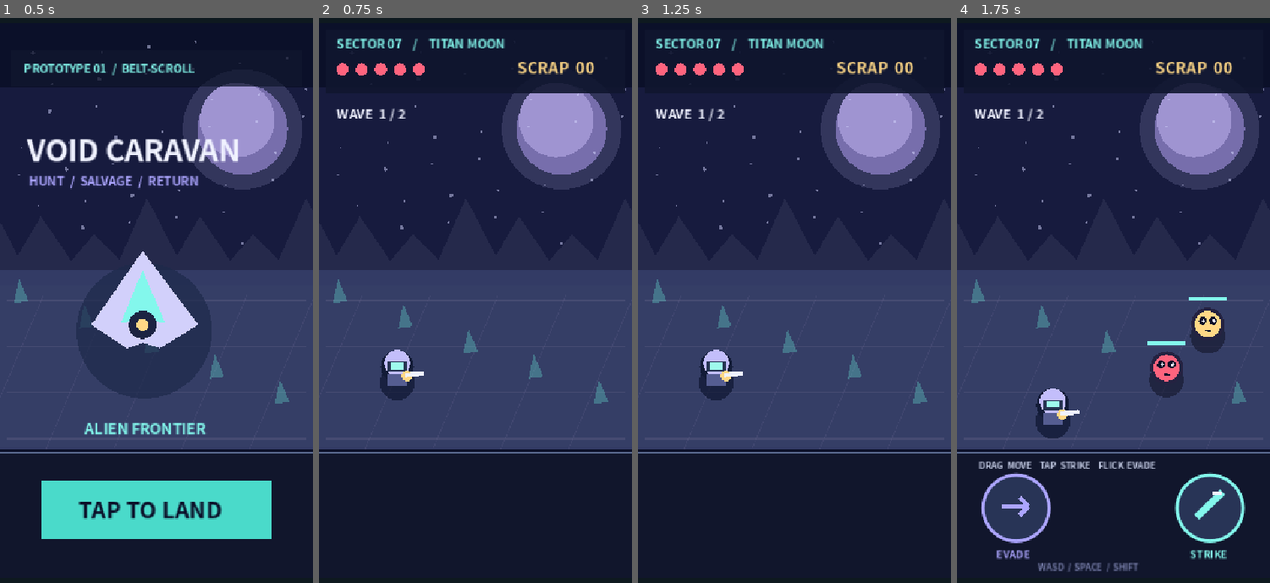
Above: before the commit, frames 1-4 (left to right).
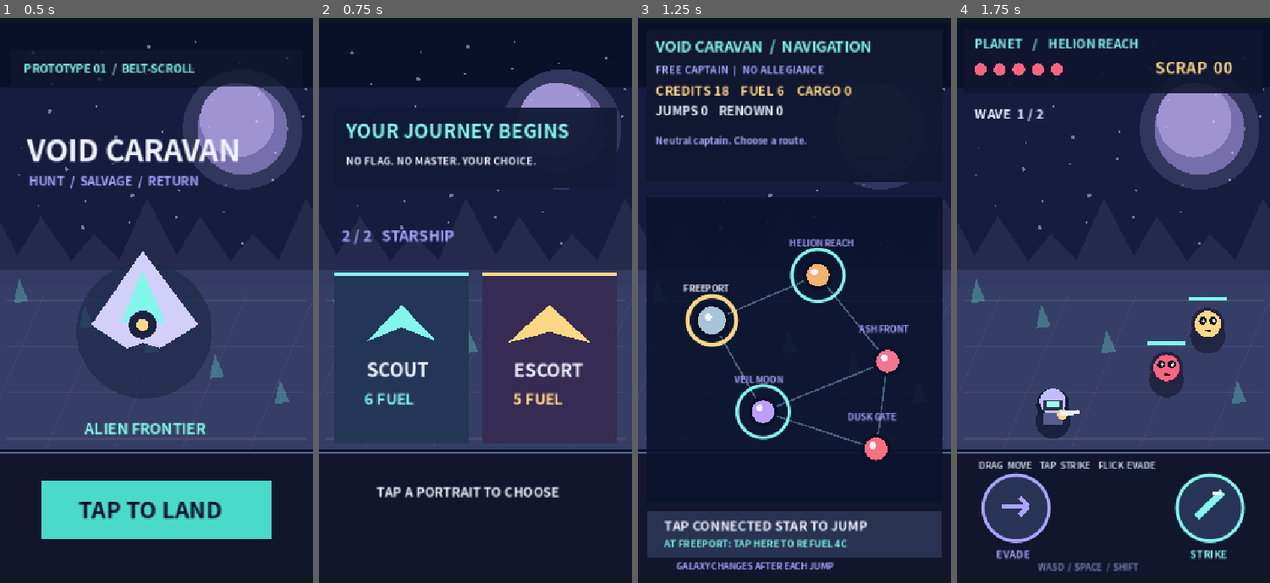
Above: after the commit, the same moments.

Repository: syjkim0125/harvest-deck
Game: Godot game, scene res://sf_combat.tscn
The game is run twice, just before and just after one commit, with the same random seed, the same clock (stepped at 60 frames per second) and the same inputs.
Inputs (mouse positions are in pixels of both pictures, inside the frame that each line leads up to):
- Up to frame 1 (0.5 s): no input
- Up to frame 2 (0.75 s): tap Enter at 0.5 s; move the mouse to (544, 266) at 0.52 s; hold D from 0.53 s (still down); tap P at 0.6 s; click (544, 266) at 0.67 s
- Up to frame 3 (1.25 s): keep holding D; tap Space at 0.77 s
- Up to frame 4 (1.75 s): release D at 1.25 s; tap Space at 1.25 s; drag from (1050, 334) to (1097, 436) at 1.27 s

Frame 1 is identical in both runs. In frame 2, 14% of the frame differs, in the area x 4-98%, y 3-85%; in frame 3, 53%, in the area x 2-98%, y 3-98%; in frame 4, 0.7%.

Commit message:
feat(sf): render captain origins, ship loadouts and tappable living galaxy star map

Diff:
--- a/scripts/sf_belt_scroll.gd
+++ b/scripts/sf_belt_scroll.gd
@@ -416,10 +416,15 @@
 		jitter = Vector2(random.randf_range(-shake, shake), random.randf_range(-shake, shake))
 	draw_set_transform(layout_origin + jitter * layout_scale, 0.0, Vector2.ONE * layout_scale)
 	paint_world()
-	if mode == Mode.INTRO:
-		paint_title()
-	else:
-		paint_game()
+	match mode:
+		Mode.INTRO:
+			paint_title()
+		Mode.CAPTAIN, Mode.STARSHIP:
+			paint_setup()
+		Mode.GALAXY:
+			paint_galaxy()
+		_:
+			paint_game()
 	draw_set_transform(Vector2.ZERO, 0.0, Vector2.ONE)
 
 func paint_world() -> void:
@@ -472,9 +477,76 @@
 	draw_rect(Rect2(47, 528, 266, 67), Color("#4adaca"))
 	draw_text("TAP TO LAND", Vector2(90, 571), 26, INK)
 
+func paint_setup() -> void:
+	var is_captain := mode == Mode.CAPTAIN
+	draw_rect(Rect2(18, 98, 324, 92), Color("#111a37", 0.96))
+	draw_text("YOUR JOURNEY BEGINS", Vector2(31, 133), 22, ICE)
+	draw_text("NO FLAG. NO MASTER. YOUR CHOICE.", Vector2(31, 164), 12, WHITE)
+	draw_text("1 / 2   CAPTAIN" if is_captain else "2 / 2   STARSHIP", Vector2(26, 252), 17, LILAC)
+	var left: Rect2 = Rect2(18, 288, 154, 196)
+	var right: Rect2 = Rect2(188, 288, 154, 196)
+	draw_rect(left, Color("#233656"))
+	draw_rect(right, Color("#352b53"))
+	for panel in [left, right]:
+		draw_rect(Rect2(panel.position.x, panel.position.y, panel.size.x, 4), ICE if panel == left else GOLD)
+	if is_captain:
+		draw_circle(Vector2(95, 350), 27, ICE)
+		draw_circle(Vector2(265, 350), 27, GOLD)
+		draw_text("GUARDIAN", Vector2(35, 408), 18, WHITE)
+		draw_text("+1 HP", Vector2(49, 440), 17, ICE)
+		draw_text("SCAVENGER", Vector2(198, 408), 16, WHITE)
+		draw_text("RISK TAKER", Vector2(200, 440), 12, GOLD)
+	else:
+		draw_colored_polygon(PackedVector2Array([Vector2(95, 325), Vector2(135, 367), Vector2(95, 351), Vector2(55, 367)]), ICE)
+		draw_colored_polygon(PackedVector2Array([Vector2(265, 325), Vector2(313, 369), Vector2(265, 356), Vector2(217, 369)]), GOLD)
+		draw_text("SCOUT", Vector2(55, 408), 21, WHITE)
+		draw_text("6 FUEL", Vector2(52, 440), 17, ICE)
+		draw_text("ESCORT", Vector2(224, 408), 20, WHITE)
+		draw_text("5 FUEL", Vector2(223, 440), 17, GOLD)
+	draw_text("TAP A PORTRAIT TO CHOOSE", Vector2(66, 546), 15, WHITE)
+
+func paint_galaxy() -> void:
+	draw_rect(Rect2(10, 9, 340, 175), Color("#11172f", 0.96))
+	draw_text("VOID CARAVAN  /  NAVIGATION", Vector2(20, 34), 17, ICE)
+	draw_text("FREE CAPTAIN  |  NO ALLEGIANCE", Vector2(20, 59), 12, LILAC)
+	draw_text("CREDITS %d    FUEL %d    CARGO %d" % [galaxy.credits, galaxy.fuel, galaxy.cargo], Vector2(20, 84), 15, GOLD)
+	draw_text("JUMPS %d    RENOWN %d" % [galaxy.turns, galaxy.fame], Vector2(20, 107), 14, WHITE)
+	draw_text(galaxy.last_news.substr(0, 43), Vector2(20, 140), 11, LILAC)
+	draw_text(galaxy.last_encounter.substr(0, 43), Vector2(20, 164), 11, ICE)
+	draw_rect(Rect2(9, 202, 342, 350), Color("#0a132c", 0.9))
+	for i in range(galaxy.systems.size()):
+		var source: Dictionary = galaxy.systems[i]
+		var start: Vector2 = source["pos"]
+		for dest in source["routes"]:
+			var j: int = dest
+			if i < j:
+				var endpoint: Vector2 = galaxy.systems[j]["pos"]
+				draw_line(start, endpoint, Color("#587494", 0.78), 2.0)
+	for i in range(galaxy.systems.size()):
+		var sector: Dictionary = galaxy.systems[i]
+		var p: Vector2 = sector["pos"]
+		var owner: String = sector["owner"]
+		var tint: Color = GALAXY_SIM.FACTIONS[owner]["color"]
+		var reachable: bool = galaxy.can_travel(i)
+		var here: bool = i == galaxy.current_system
+		var r := 16.0 if here else 13.0
+		if reachable:
+			draw_arc(p, 30.0, 0.0, TAU, 36, ICE, 2.5, true)
+		if here:
+			draw_arc(p, 28.0, 0.0, TAU, 36, GOLD, 3.5, true)
+		draw_circle(p, r + 4.0, INK)
+		draw_circle(p, r, tint)
+		draw_circle(p + Vector2(-4, -4), 4.0, WHITE)
+		draw_text(String(sector["name"]), p + Vector2(-33, -33), 10, WHITE if galaxy.visited[i] else LILAC)
+	draw_rect(Rect2(11, 562, 338, 55), Color("#273351"))
+	draw_text("TAP CONNECTED STAR TO JUMP", Vector2(30, 585), 15, WHITE)
+	draw_text("AT FREEPORT: TAP HERE TO REFUEL 4C", Vector2(30, 604), 11, ICE)
+	draw_text("GALAXY CHANGES AFTER EACH JUMP", Vector2(44, 630), 10, LILAC)
+
 func paint_game() -> void:
 	draw_rect(Rect2(8, 9, 344, 72), Color("#10162f", 0.9))
-	draw_text("SECTOR 07    /    TITAN MOON", Vector2(20, 30), 14, ICE)
+	var sector_title := String(galaxy.systems[active_sector]["name"]) if campaign_started else "TITAN MOON"
+	draw_text("PLANET    /    " + sector_title, Vector2(20, 30), 14, ICE)
 	for i in range(5):
 		draw_circle(Vector2(27 + i * 22, 54), 7, CORAL if i < health else Color("#35334b"))
 	draw_text("SCRAP  %02d" % scraps, Vector2(228, 59), 18, GOLD)
@@ -562,5 +634,5 @@
 	draw_rect(Rect2(14, 304, 332, 176), Color("#11172f", 0.94))
 	draw_text("SALVAGE SECURED" if won else "SIGNAL LOST", Vector2(31, 352), 26, ICE if won else CORAL)
 	draw_text("SCRAP RECOVERED   %d" % scraps, Vector2(41, 392), 17, GOLD)
-	draw_text("TAP TO REDEPLOY", Vector2(57, 453), 23, WHITE)
+	draw_text("TAP TO GALAXY" if campaign_started else "TAP TO REDEPLOY", Vector2(57, 453), 23, WHITE)
 	draw_text("SHIP WORKSHOP: NEXT MILESTONE", Vector2(47, 563), 13, LILAC)
